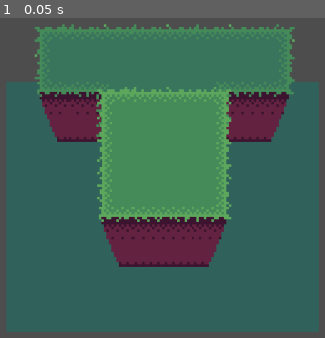
Above: before the commit, frame 1.
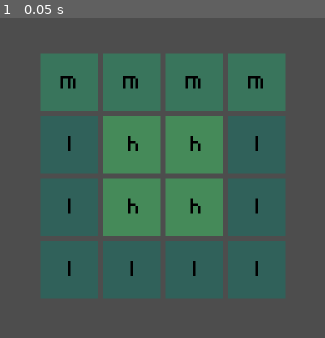
Above: after the commit, the same moment.

Repository: MohcBebra/NecromantRTS
Game: Godot game, scene res://scenes/test.tscn
Same seed, same stepped clock (60 frames per second), same inputs: the game is played once before the commit and once after it. The project has no main scene, so this scene is started directly.
Inputs:
- Up to frame 1 (0.05 s): no input

The runs differ from the first frame. In frame 1, 48% of the frame differs, in the area x 2-99%, y 1-99%.

Commit message:
dual-grid patch2

Diff:
--- a/scripts/tilemaps/world_layer.gd
+++ b/scripts/tilemaps/world_layer.gd
@@ -2,24 +2,30 @@
 
 @onready var visual_layers: Array[Node] = self.get_children()
 
-@onready var quarters_to_tile_source: Dictionary = {[0,1,0,0] : Vector2i(0,0),
-											[0,0,1,1] : Vector2i(1,0),
-											[1,1,0,1] : Vector2i(2,0),
-											[0,1,0,1] : Vector2i(3,0),
-											[1,0,0,1] : Vector2i(0,1),
-											[0,1,1,1] : Vector2i(1,1),
-											[1,1,1,1] : Vector2i(2,1),
-											[1,1,1,0] : Vector2i(3,1),
-											[0,0,1,0] : Vector2i(0,2),
-											[1,0,1,0] : Vector2i(1,2),
-											[1,0,1,1] : Vector2i(2,2),
-											[1,1,0,0] : Vector2i(3,2),
-											[0,0,0,1] : Vector2i(1,3),
-											[0,1,1,0] : Vector2i(2,3),
-											[1,0,0,0] : Vector2i(3,3),}
+@onready var quarters_to_tile_source: Dictionary[Array, Vector2i] = {[0,1,0,0] : Vector2i(0,0),
+												[0,0,1,1] : Vector2i(1,0),
+												[1,1,0,1] : Vector2i(2,0),
+												[0,1,0,1] : Vector2i(3,0),
+												[1,0,0,1] : Vector2i(0,1),
+												[0,1,1,1] : Vector2i(1,1),
+												[1,1,1,1] : Vector2i(2,1),
+												[1,1,1,0] : Vector2i(3,1),
+												[0,0,1,0] : Vector2i(0,2),
+												[1,0,1,0] : Vector2i(1,2),
+												[1,0,1,1] : Vector2i(2,2),
+												[1,1,0,0] : Vector2i(3,2),
+												[0,0,0,1] : Vector2i(1,3),
+												[0,1,1,0] : Vector2i(2,3),
+												[1,0,0,0] : Vector2i(3,3),}
 
 func _ready():
-	var l_grass_cells := self.get_used_cells_by_id(0, Vector2i(0,0), 0)
+	var world_tiles_data: Array[Array]
+	for i: int in len(visual_layers):
+		world_tiles_data.append([Vector2i(i,0), visual_layers[i]])
+
+
+
+	"var l_grass_cells := self.get_used_cells_by_id(0, Vector2i(0,0), 0)
 	var m_grass_cells := self.get_used_cells_by_id(0, Vector2i(1,0), 0)
 	var h_grass_cells := self.get_used_cells_by_id(0, Vector2i(2,0), 0)
 	if l_grass_cells != []:
@@ -31,7 +37,7 @@
 	if h_grass_cells != []:
 		for cell_coord in h_grass_cells:
 			place_visual_tile(cell_coord, visual_layers[2], Vector2i(2,0))
-	self.clear()
+	self.clear()"
 
 func place_visual_tile(cell_coord: Vector2i, visual_layer: TileMapLayer, world_tile_atlas_coord: Vector2i):
 	for x: int in range(2):
